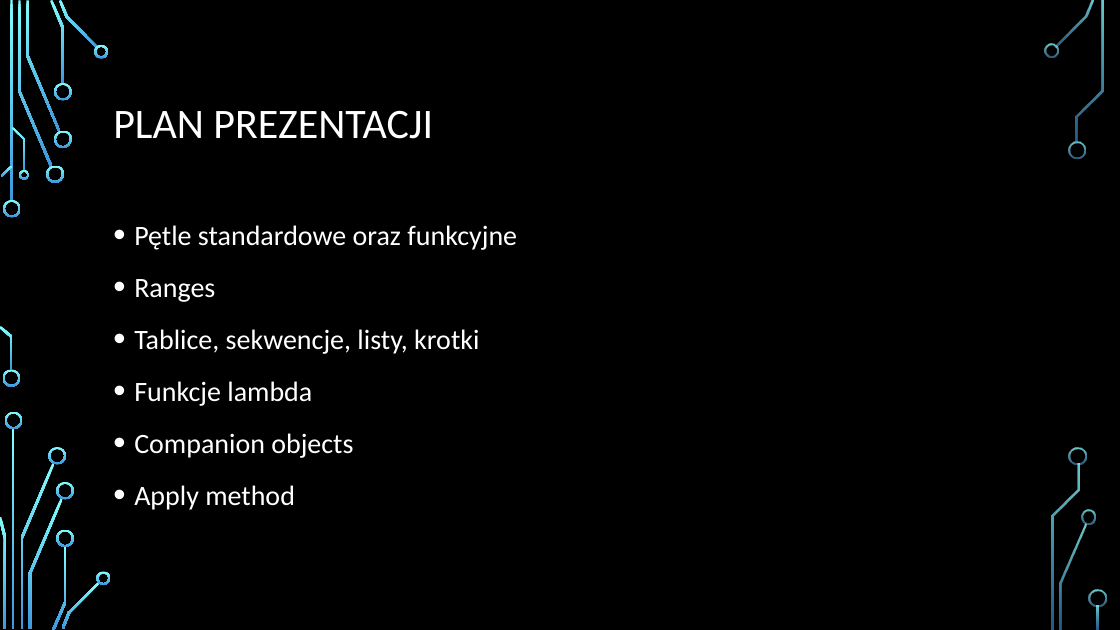
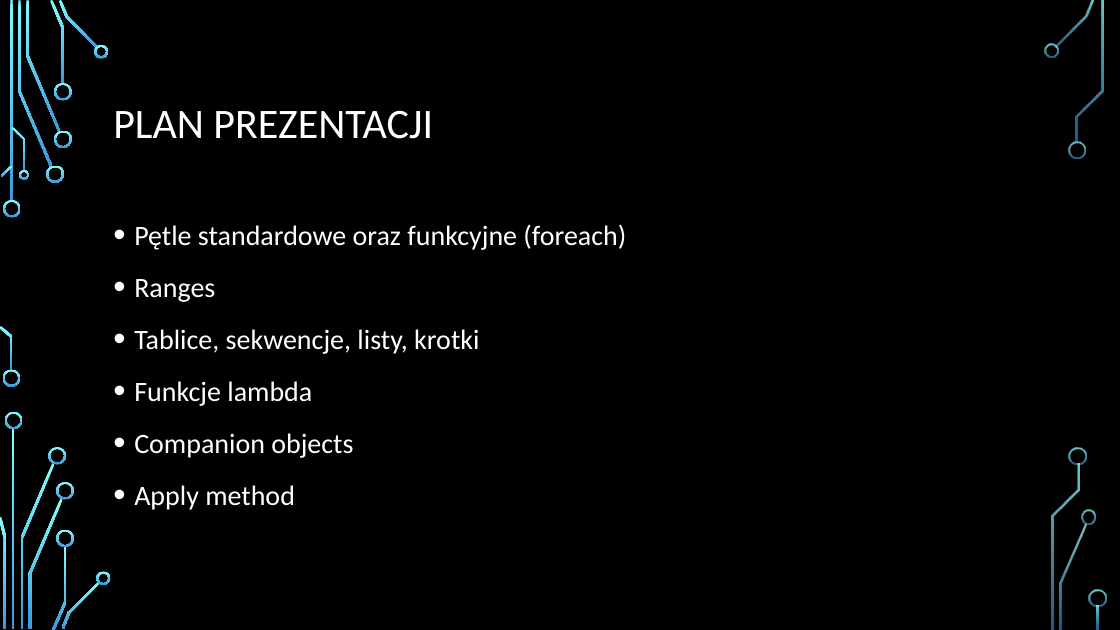
Before and after one commit to Bonniu/scala_workshop3, a slide deck: slide 2 of SCALA.pptx. Drawn at 1120x630 pixels with LibreOffice and Linux fonts; fonts in the diff are those of the drawing; background and template pictures are left out. Boxes give left, top, right and bottom in pixels: in the first picture for what was removed or moved away, otherwise in the second. Text is boxed around its words. In the diff, an @@ line names an element or a change of style, - is before the commit and + after.

Commit message:
Presentation modification

```diff
--- a/SCALA.pptx
+++ b/SCALA.pptx
@@ text at (134,224,626,250): text changed @@
-• Pętle standardowe oraz funkcyjne
+• Pętle standardowe oraz funkcyjne (foreach)
```
